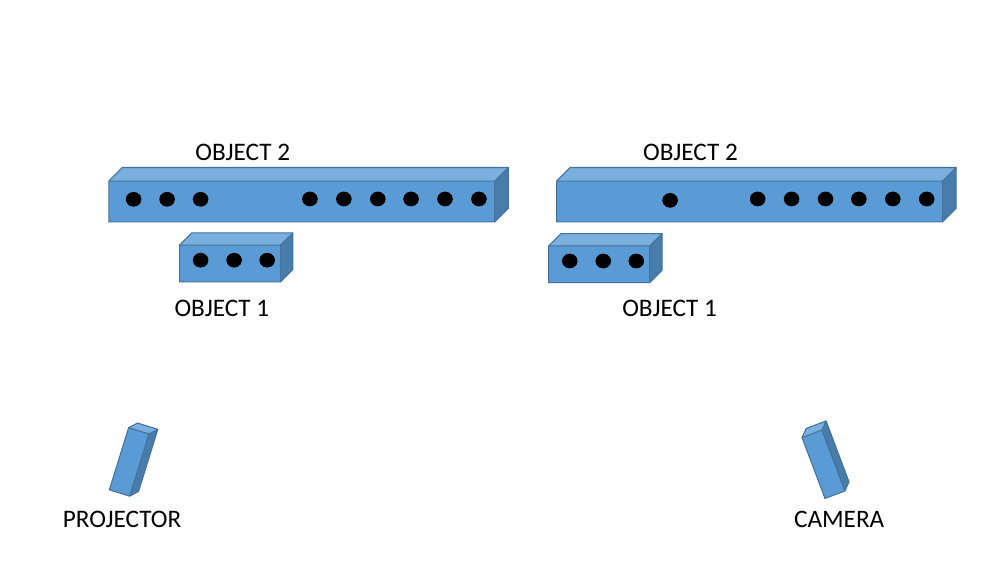
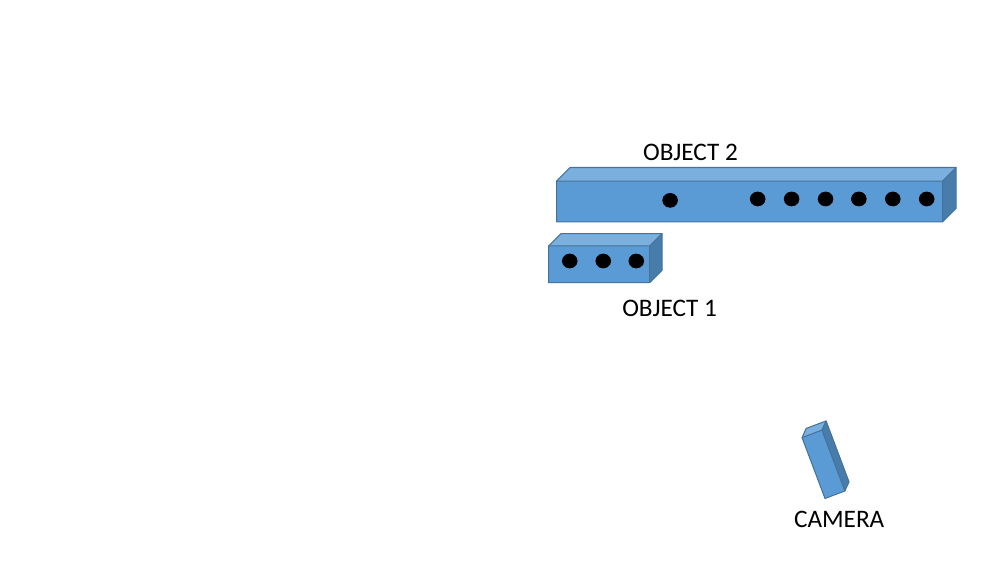
Before and after one commit to TitouanB/MarsProject, a slide deck: slide 1 of report/fig/disorder2.pptx. Drawn at 1008x567 pixels with LibreOffice and Linux fonts; fonts in the diff are those of the drawing. Boxes give left, top, right and bottom in pixels: in the first picture for what was removed or moved away, otherwise in the second. Text is boxed around its words. In the diff, an @@ line names an element or a change of style, - is before the commit and + after.

```diff
--- a/report/fig/disorder2.pptx
+++ b/report/fig/disorder2.pptx
@@ text removed at (x1=195, y1=143, x2=290, y2=160) @@
-OBJECT 2
@@ cube removed at (x1=109, y1=168, x2=508, y2=222) @@
@@ ellipse removed at (x1=126, y1=193, x2=141, y2=206) @@
@@ ellipse removed at (x1=160, y1=193, x2=174, y2=206) @@
@@ ellipse removed at (x1=194, y1=193, x2=208, y2=206) @@
@@ ellipse removed at (x1=302, y1=192, x2=317, y2=206) @@
@@ ellipse removed at (x1=337, y1=192, x2=351, y2=206) @@
@@ ellipse removed at (x1=371, y1=192, x2=385, y2=206) @@
@@ ellipse removed at (x1=404, y1=192, x2=418, y2=206) @@
@@ ellipse removed at (x1=438, y1=192, x2=452, y2=206) @@
@@ ellipse removed at (x1=472, y1=192, x2=486, y2=206) @@
@@ cube removed at (x1=180, y1=233, x2=293, y2=282) @@
@@ ellipse removed at (x1=194, y1=253, x2=208, y2=267) @@
@@ ellipse removed at (x1=227, y1=253, x2=241, y2=267) @@
@@ ellipse removed at (x1=260, y1=253, x2=274, y2=267) @@
@@ text removed at (x1=175, y1=299, x2=269, y2=316) @@
-OBJECT 1
@@ cube removed at (x1=109, y1=421, x2=158, y2=498) @@
@@ text removed at (x1=63, y1=510, x2=181, y2=527) @@
-PROJECTOR
```
Also in this commit, not shown: 6 other files.
